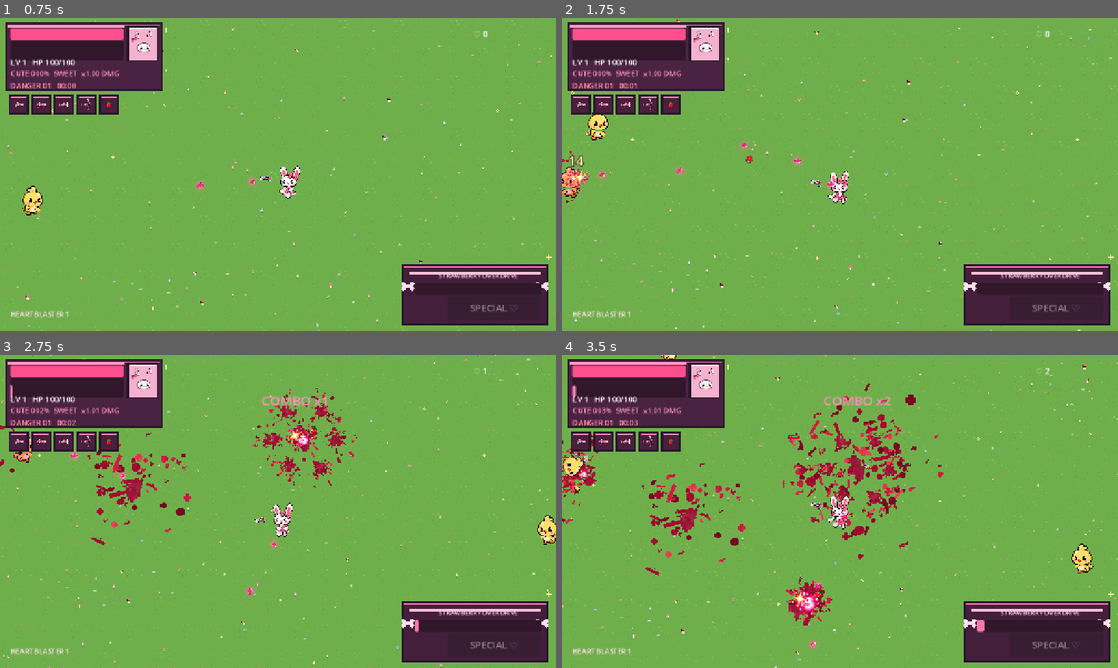
Above: before the commit, frames 1-4 (two rows, left to right).
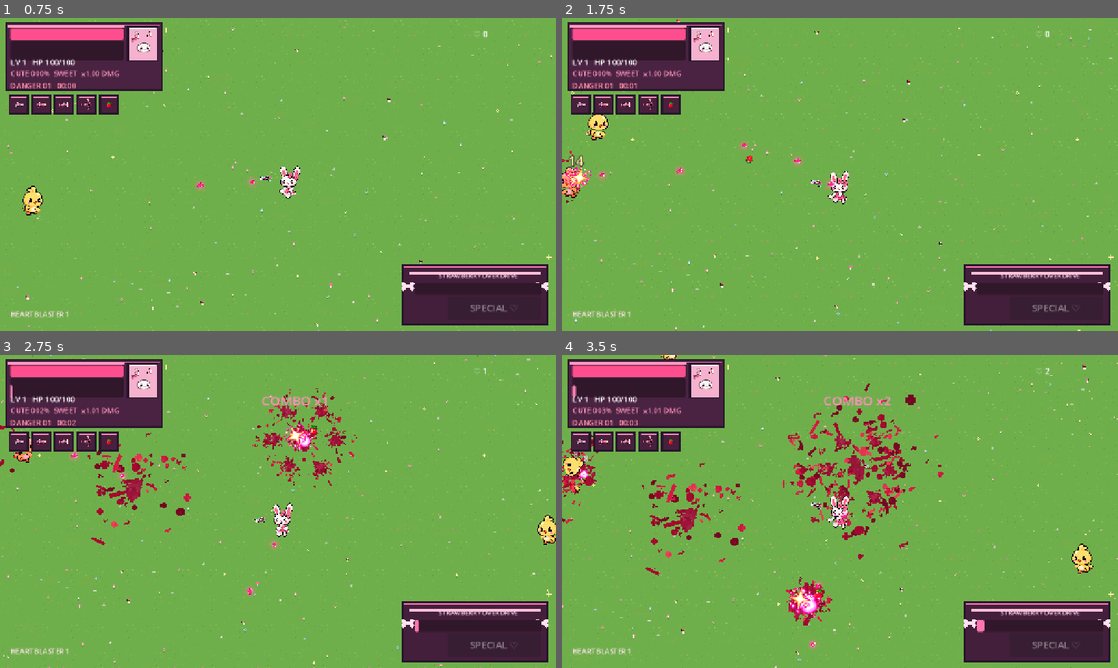
Above: after the commit, the same moments.

Repository: ramonsamagaio/cutecuterampage
Game: Godot game, scene res://scenes/Main.tscn
The game is run twice, just before and just after one commit, with the same random seed, the same clock (stepped at 60 frames per second) and the same inputs.
Inputs (mouse positions are in pixels of both pictures, inside the frame that each line leads up to):
- Up to frame 1 (0.75 s): tap Enter at 0.5 s; move the mouse to (400, 158) at 0.52 s; hold Right (ui_right) from 0.53 s (still down); tap Shift at 0.6 s
- Up to frame 2 (1.75 s): tap Space at 0.77, 1.52 s; move the mouse to (728, 190) at 1.27 s; release Right (ui_right) at 1.28 s; hold Down (ui_down) from 1.28 s (still down); tap Z at 1.35 s
- Up to frame 3 (2.75 s): move the mouse to (333, 442) at 2.02 s; release Down (ui_down) at 2.03 s; hold Right (ui_right) from 2.03 s (still down); tap X at 2.1 s
- Up to frame 4 (3.5 s): move the mouse to (812, 574) at 2.77 s; release Right (ui_right) at 2.78 s; hold Up (ui_up) from 2.78 s (still down); tap C at 2.85 s; tap Space at 3.02 s

Frame 1 is identical in both runs. In frame 2, 0.2% of the frame differs, in the area x 0-6%, y 47-55%; in frame 3, 0.2%; in frame 4, 0.4%, in the area x 2-50%, y 36-84%.

Commit message:
vfx: push hit effects into HDR bloom

Diff:
--- a/scripts/art/cute_fx.gd
+++ b/scripts/art/cute_fx.gd
@@ -24,6 +24,7 @@
 	art = CutoutArtPart.new()
 	art.name = "FXArt"
 	art.configure(texture_path, target_size, Vector2(0.5, 0.5))
+	art.modulate = Color(1.42, 1.10, 1.34, 1.0)
 	add_child(art)
 	scale = Vector2.ONE * start_scale
 
@@ -32,8 +33,9 @@
 	position += drift * delta
 	rotation += spin_speed * delta
 	var t: float = clampf(age / lifetime, 0.0, 1.0)
-	var s: float = lerpf(start_scale, end_scale, t)
+	var eased: float = 1.0 - pow(1.0 - t, 3.0)
+	var s: float = lerpf(start_scale, end_scale, eased)
 	scale = Vector2.ONE * s
-	modulate.a = 1.0 - smoothstep(0.55, 1.0, t)
+	modulate.a = 1.0 - smoothstep(0.58, 1.0, t)
 	if age >= lifetime:
 		queue_free()
